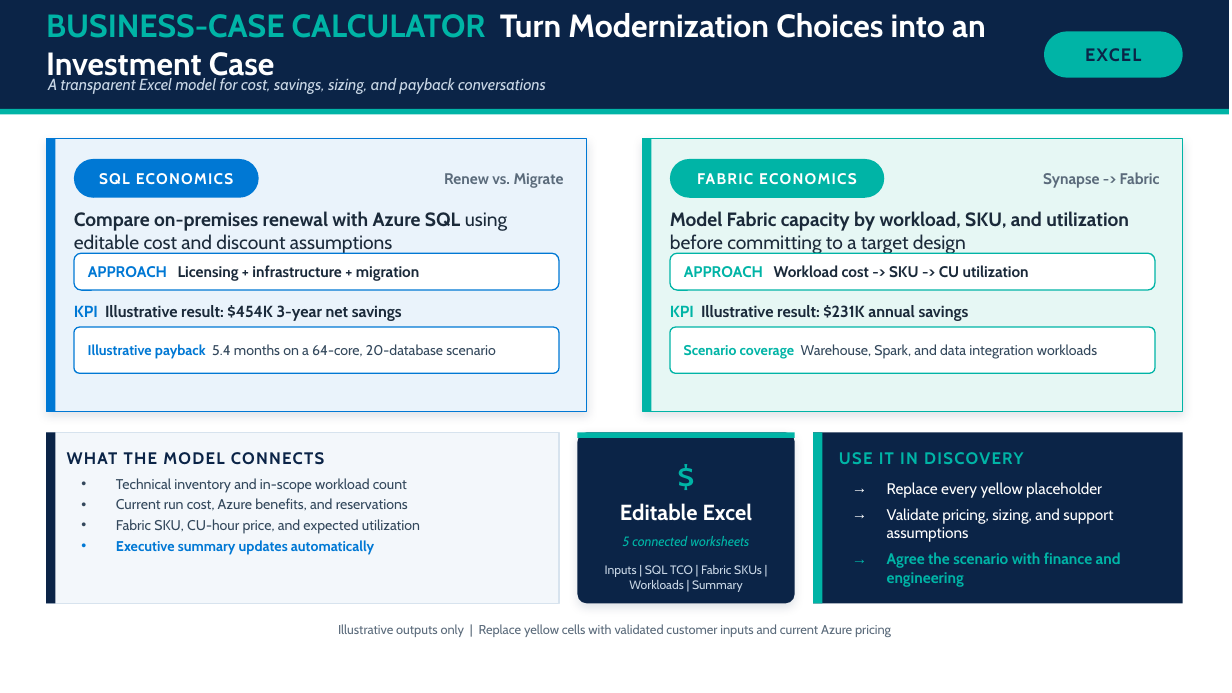
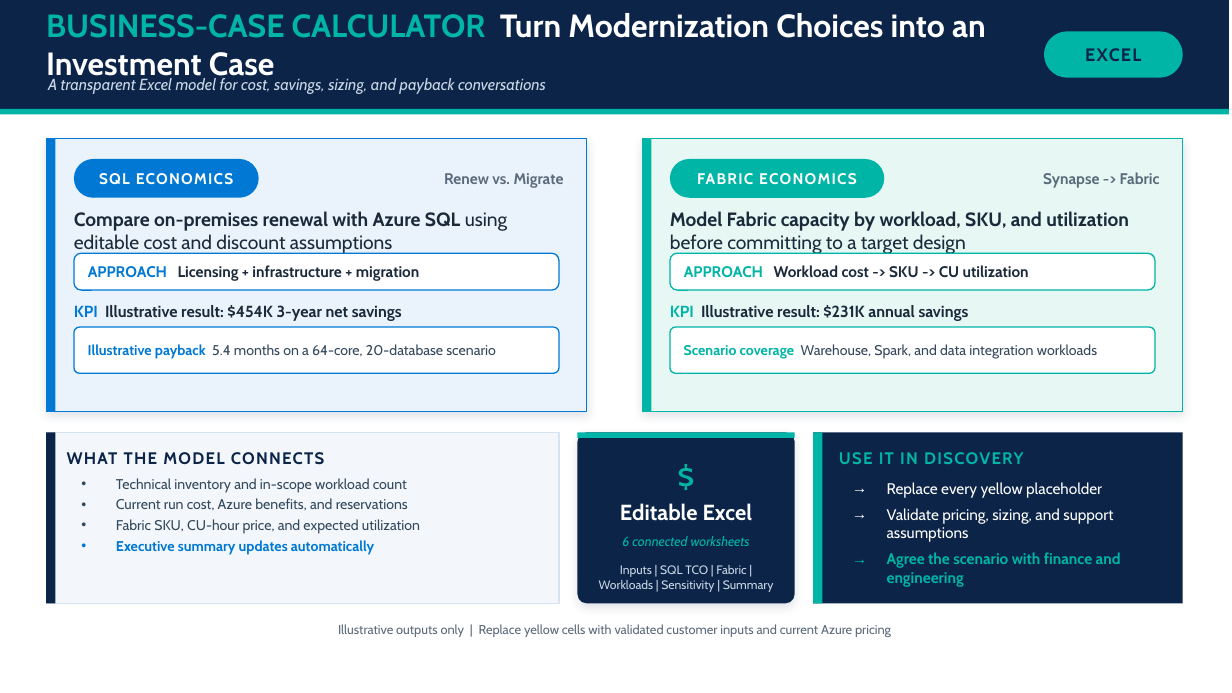
Before and after one commit to Haroon921/data-estate-modernization-accelerator, a slide deck: slide 1 of enablement/business-case-calculator-overview.pptx. Drawn at 1232x693 pixels with LibreOffice and Linux fonts; fonts in the diff are those of the drawing. Boxes give left, top, right and bottom in pixels: in the first picture for what was removed or moved away, otherwise in the second. Text is boxed around its words. In the diff, an @@ line names an element or a change of style, - is before the commit and + after.

```diff
--- a/enablement/business-case-calculator-overview.pptx
+++ b/enablement/business-case-calculator-overview.pptx
@@ text at <box>622,536,750,546</box>: text changed @@
-5 connected worksheets
+6 connected worksheets
@@ text at <box>599,565,774,592</box>: text changed @@
-Inputs | SQL TCO | Fabric SKUs | Workloads | Summary
+Inputs | SQL TCO | Fabric | Workloads | Sensitivity | Summary
```
Also in this commit, not shown: 13 other files.
